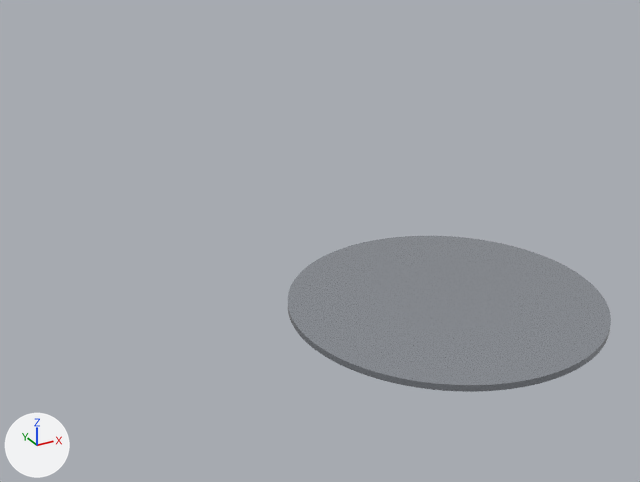
A saved change to the glTF model tools/pbr3d/assets/wafer_overview.glb.
The view is the same before and after, from a 50 mm camera at (-466.0, -600.0, 394.0) aimed at (-97.0, 71.0, 58.0). The axes (+X, +Y, +Z) are drawn at lower left. The lights are the same throughout. The older version comes first. Both versions are drawn at frame 576 of the action 'waferAction'; the numbers are the values there.

In view in the first picture: 'disc'.
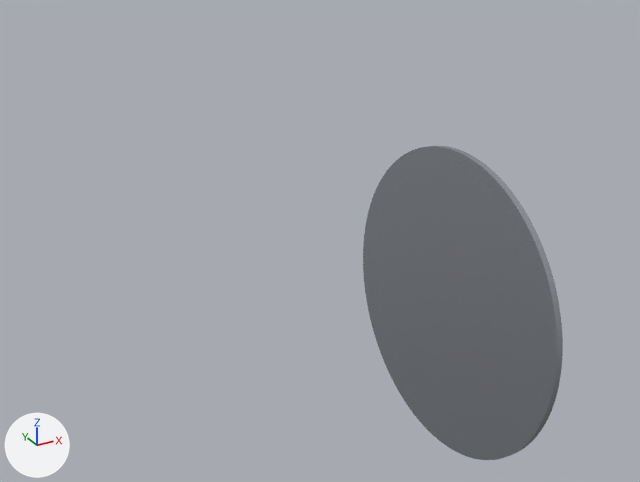
ob_wafer is not drawn itself; it is the parent of ob_disc, ob_epi, ob_notch.

Location of each change, (x1, y1, x2, y2) in pixels of the pictures (640 x 482 px):
'disc', turned: before (288, 236, 611, 392); after (363, 146, 563, 460)

The change, as a diff of the scene's bpy script:
```diff
--- a/tools/pbr3d/assets/wafer_overview.glb.py
+++ b/tools/pbr3d/assets/wafer_overview.glb.py
@@ ob_wafer @@
 ob_wafer.location = (0.0, 0.0, 0.0)
+ob_wafer.rotation_euler = (0.0, 1.6, 0.0)  # degrees (0, 92, 0)
```
